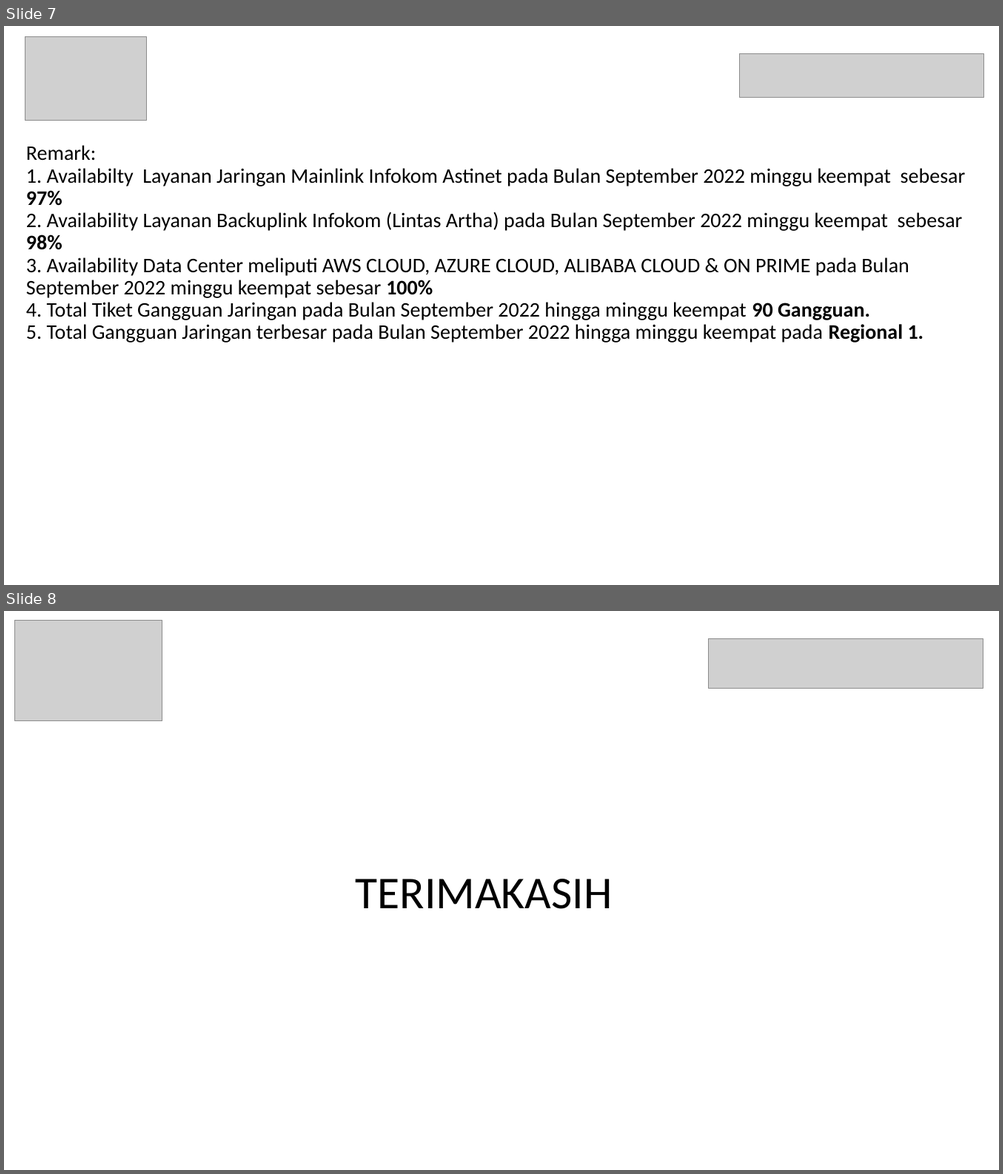
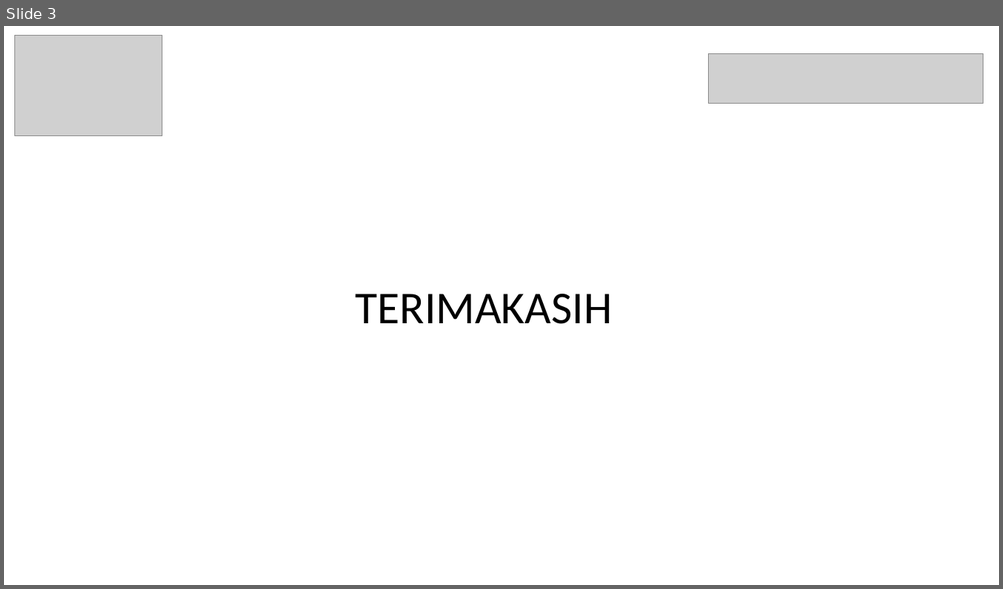
Before and after one commit to mradityae/protocp, a slide deck: data/LAPORAN_TIKET.pptx. Shown one above the other, each under a label of ours: slides 7 and 8 before the commit, slide 3 after it. The pictures are 1003x1174 and 1003x589 pixels, drawn with LibreOffice and Linux fonts; fonts in the diff are those of the drawing; grey boxes stand for pictures. Boxes give left, top, right and bottom in pixels: in the first picture for what was removed or moved away, otherwise in the second. Text is boxed around its words. In the diff, an @@ line names an element or a change of style, - is before the commit and + after.

```diff
--- a/data/LAPORAN_TIKET.pptx
+++ b/data/LAPORAN_TIKET.pptx
@@ slide 7 removed at (4,26,999,585), background #FFFFFF @@
@@ picture removed at (25,36,147,120) @@
@@ picture removed at (740,53,984,98) @@
@@ text removed at (26,145,965,343) @@
-Remark:
-1. Availabilty Layanan Jaringan Mainlink Infokom Astinet pada Bulan September 2022 minggu keempat sebesar 97%
-2. Availability Layanan Backuplink Infokom (Lintas Artha) pada Bulan September 2022 minggu keempat sebesar 98%
-3. Availability Data Center meliputi AWS CLOUD, AZURE CLOUD, ALIBABA CLOUD & ON PRIME pada Bulan September 2022 minggu keempat sebesar 100%
-4. Total Tiket Gangguan Jaringan pada Bulan September 2022 hingga minggu keempat 90 Gangguan.
-5. Total Gangguan Jaringan terbesar pada Bulan September 2022 hingga minggu keempat pada Regional 1.
@@ what was slide 8 is now slide 3 @@
```
Also in this commit, not shown: 2 slides changed, 4 other slides removed, 11 other files.
